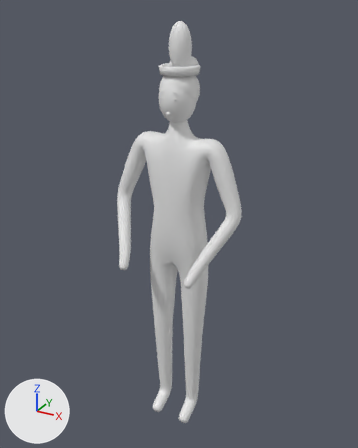
Renders of the FBX model Assets/HuaShang/Resources/HuaShang/Art/Characters/SK_daJi.fbx from each side of a commit.
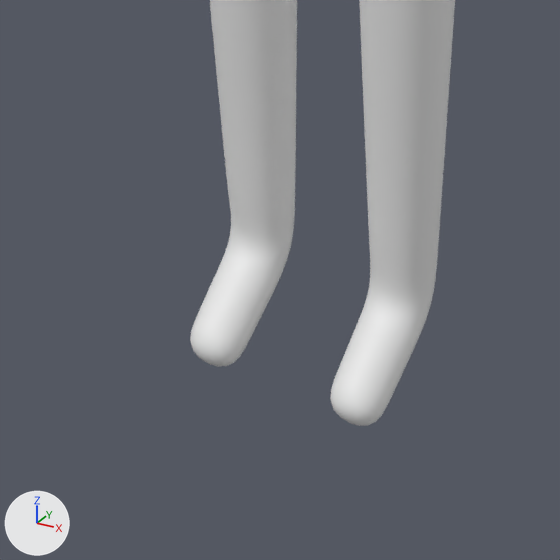
The first picture shows the older version from a 50 mm lens placed at (0.951, -1.729, 1.899), pointed at (0.006, -0.011, 1.04). The close-ups show the older and then the newer version on the part from 33% to 62% of the width and 77% to 100% of the height of that picture. Only the edits that show in the close-ups are written down. The lights are fixed; the arrows at lower left show +X, +Y and +Z. Where no turn or scale is listed for an object, it has been applied to the vertices.

Script lines for the objects in view, before the commit:
```python
me_body_skel_001 = bpy.data.meshes.new('Body_skel.001')
me_body_skel_001.from_pydata(...)  # 3626 vertices, 3624 faces; spans x -0.292..0.292, y -0.225..0.087, z 0.017..1.497
me_body_skel_001.materials.append(mat_m_skin)  # white #e7e7e7
ob_body = bpy.data.objects.new('Body', me_body_skel_001)
ob_body.location = (0.0, 0.0, 0.0)
```
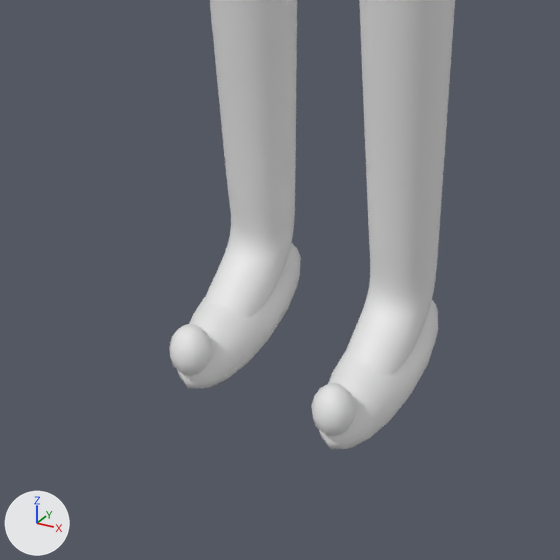
Where the change shows, as pixel boxes (x1, y1, x2, y2) in the close-ups (560 x 560 px):
'Shoe.001', added
    after: (177, 243, 301, 388)
'Shoe', added
    after: (319, 300, 438, 449)
'ShoeTip', added
    after: (311, 383, 355, 436)
'ShoeTip.001', added
    after: (169, 324, 212, 376)

What the commit changed:
Mesh me_shoetip is new.
It is a UV sphere (10 segments, 6 rings, poles along z) spanning x 0.056..0.094, y -0.155..-0.115, z 0.045..0.095.
It uses material mat_m_lacquer_red (white #e7e7e7).
Mesh me_shoe is new.
It has 146 vertices, 160 faces and spans x 0.04..0.11, y -0.145..0.055, z 0.0..0.08.
It uses material mat_m_lacquer_red (white #e7e7e7).
Mesh me_shoetip_001 is new.
It is a UV sphere (10 segments, 6 rings, poles along z) spanning x -0.094..-0.056, y -0.155..-0.115, z 0.045..0.095.
It uses material mat_m_lacquer_red (white #e7e7e7).
Mesh me_shoe_001 is new.
It has 146 vertices, 160 faces and spans x -0.11..-0.04, y -0.145..0.055, z 0.0..0.08.
It uses material mat_m_lacquer_red (white #e7e7e7).
Object 'ShoeTip' (ob_shoetip) is new; it shows me_shoetip.
Its location is (0.0, 0.0, 0.0).
Object 'Shoe' (ob_shoe) is new; it shows me_shoe.
Its location is (0.0, 0.0, 0.0).
Object 'ShoeTip.001' (ob_shoetip_001) is new; it shows me_shoetip_001.
Its location is (0.0, 0.0, 0.0).
Object 'Shoe.001' (ob_shoe_001) is new; it shows me_shoe_001.
Its location is (0.0, 0.0, 0.0).
